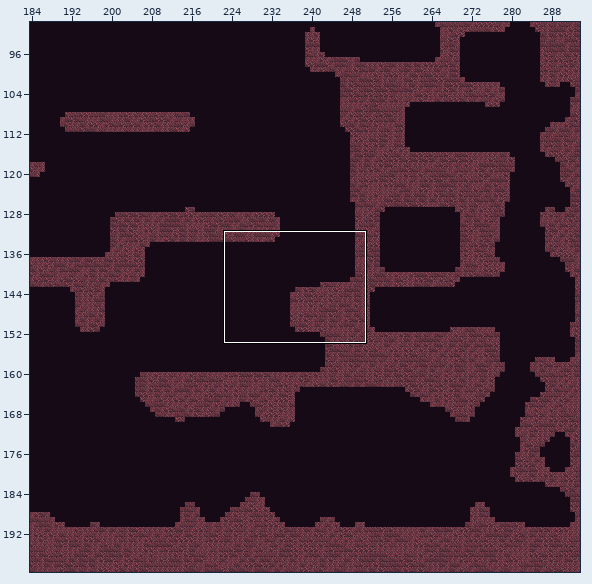
One commit to this Tiled map: android/assets/maps/level1.tmx. Above: a wide view before the commit, with the close-up outlined.
Close-up. Before:
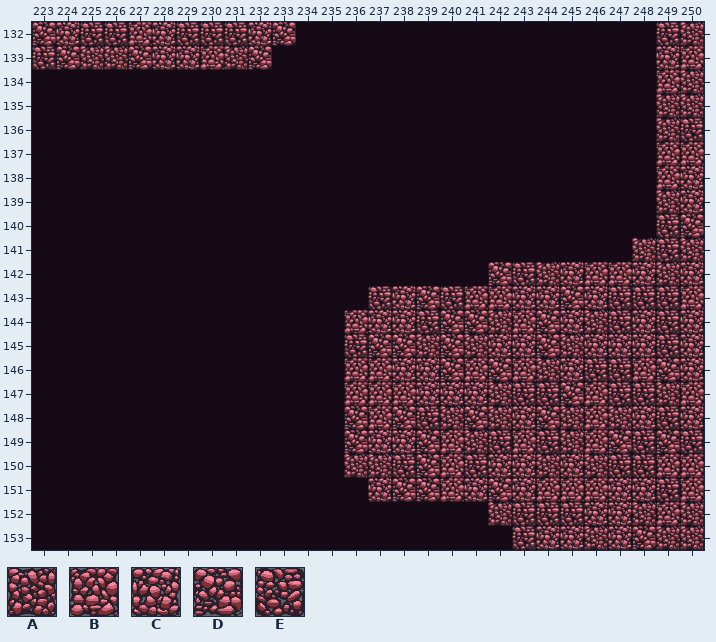
Cells are 64x64 px. Shown: x 223..250, y 132..153. The commit also changed other parts of the map, which this record leaves out.
Key: from "tileMapGutter": A 5, B 6, C 7, D 8, E 9.
_ is an empty cell.
Layers that did not change in this view are not listed.
Layer "terrain" before, first column x 223:
132 DCEEBCEEECD_______________EA
133 EDAADCCBAD________________CB
134 __________________________BA
135 __________________________AA
136 __________________________AE
137 __________________________BB
138 __________________________BC
139 __________________________AC
140 __________________________ED
141 _________________________AEA
142 ___________________DEACBBCAC
143 ______________ECDEBBCCDCEEEB
144 _____________BCCEDDABDCAECEC
145 _____________EDDADACCDACCCEC
146 _____________BBCCDBDBACEEBDC
147 _____________BBBCCCAEEDBEEAB
148 _____________DBDEADACDABACEC
149 _____________DCCDBAEBEABDEDE
150 _____________AAEDBECCACAEEBB
151 ______________CDDBCDCBBBCCEB
152 ___________________AEEECCABA
153 ____________________ECCACDAA
The result:
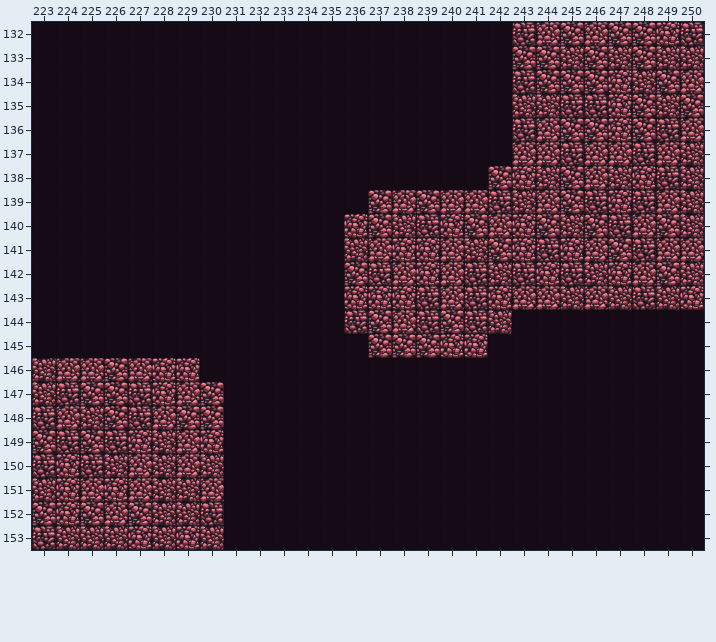
From old to new:
Changed rows in their new state; . is an unchanged cell.
Layer "terrain":
first column x 223:
132 ___________.........EBDBDDCE
133 __________..........DDADADAA
134 ....................EDDDCADB
135 ....................AAEECD.D
136 ....................EBDDCDEB
137 ....................BBEBBE.A
138 ...................DCADBACEA
139 ..............DBDBBEABDECEBA
140 .............CDAECDBCDADEBDA
141 .............ABCCBADCECBDEBB
142 .............DEBCBEA.CEACBDA
143 .............CC.EBECBBABA.AC
144 .............EDB..E.________
145 ............._..DCC_________
146 ABBDBCC......_______________
147 AEDDECBD....._______________
148 EBADEBDD....._______________
149 DEDECABC....._______________
150 ECEABABA....._______________
151 ACBCBAAB......______________
152 DCDBDAAE..........._________
153 EAAACACA............________
Where, in picture pixels (left, top, right, bottom), the same in both close-ups:
removed: (32, 22, 296, 70)
changed: (344, 22, 704, 550)
added: (32, 358, 224, 550)
